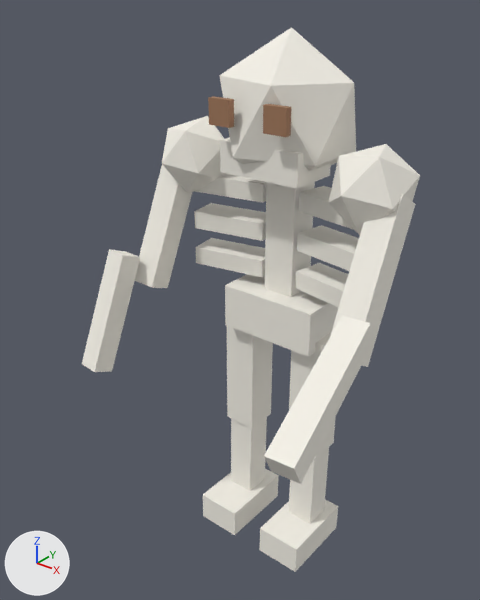
The glTF model assets/animations/wave2/skeleton_attack.glb as it was, and as the next commit left it.
Camera for both pictures: a 50 mm lens placed at (1.062, -1.537, 1.789), pointed at (0.002, -0.212, 0.968). Lighting does not change. The marker at lower left points along +X, +Y and +Z. The picture after the commit comes second.

Objects in the first picture: 'foot_l.001', 'foot_r.001', 'forearm_l', 'forearm_r', 'pelvis', 'shoulder_l', 'shoulder_r', 'skull', 'spine', 'thigh_l', 'upperarm_l', 'upperarm_r' and 12 more.
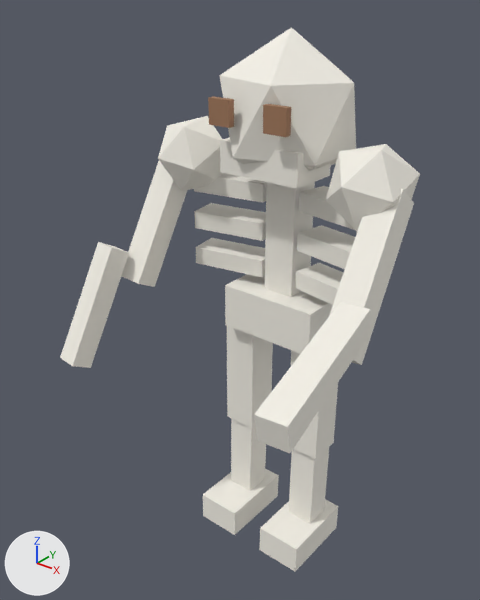
ob_torso is not drawn itself; it is the parent of ob_arm_l, ob_arm_r, ob_head, ob_leg_l, ob_leg_r, ob_pelvis, ob_rib_l0, ob_rib_l1.
ob_arm_l is not drawn itself; it is the parent of ob_lower_arm_l, ob_shoulder_l, ob_upperarm_l.
ob_arm_r is not drawn itself; it is the parent of ob_lower_arm_r, ob_shoulder_r, ob_upperarm_r.
ob_lower_arm_r is not drawn itself; it is the parent of ob_forearm_r.

The edits, one by one:
Object 'torso' (ob_torso) turns from (0, 0, -0.3) to (0, 0, -0.4) degrees about x, y and z.
Object 'arm_l' (ob_arm_l) turns from (-22, 0, -4.6) to (-28, 0, -5.7) degrees about x, y and z.
Object 'arm_r' (ob_arm_r) turns from (-31, 0, 5.7) to (-39, 0, 7.2) degrees about x, y and z.
Object 'lower_arm_r' (ob_lower_arm_r) turns from (-32, 0, 0) to (-39, 0, 0) degrees about x, y and z.

Changed parts and their boxes [x1, y1, x2, y2] in the pictures (480 x 600 px):
'skull', turned: [219, 27, 356, 186] in both
'forearm_r', turned: before [264, 315, 374, 484]; after [254, 302, 371, 453]
'upperarm_r', turned: before [330, 194, 415, 367]; after [329, 189, 414, 365]
'forearm_l', turned: before [82, 249, 140, 372]; after [60, 242, 129, 368]
'pelvis', turned: before [225, 274, 339, 357]; after [225, 274, 333, 354]
'shoulder_r', turned: before [328, 144, 420, 235]; after [326, 144, 420, 231]
'upperarm_l', turned: before [135, 165, 192, 288]; after [122, 161, 187, 287]
'spine', turned: [265, 182, 315, 297] in both
'thigh_l', turned: [227, 326, 273, 428] in both
'shoulder_l', turned: before [162, 116, 227, 193]; after [158, 116, 224, 191]
'foot_r.001', turned: [259, 499, 338, 572] in both
'foot_l.001', turned: [203, 468, 279, 535] in both
'jaw', turned: [220, 137, 331, 189] in both
'thigh_r', turned: before [289, 333, 336, 459]; after [291, 350, 338, 459]
'shin_r', turned: [289, 447, 329, 523] in both
'shin_l', turned: before [231, 417, 267, 491]; after [231, 418, 266, 490]
'rib_l1', turned: [194, 203, 266, 241] in both
'rib_l0', turned: [196, 238, 265, 277] in both
'rib_r1', turned: before [297, 225, 359, 271]; after [297, 225, 355, 269]
'rib_r0', turned: before [296, 263, 348, 307]; after [295, 263, 344, 305]
'rib_l2', turned: before [195, 174, 267, 203]; after [194, 173, 267, 203]
'rib_r2', turned: before [299, 186, 354, 230]; after [299, 186, 355, 230]
'eye_r.002', turned: [263, 104, 291, 137] in both
'eye_l.002', turned: [208, 96, 234, 128] in both
